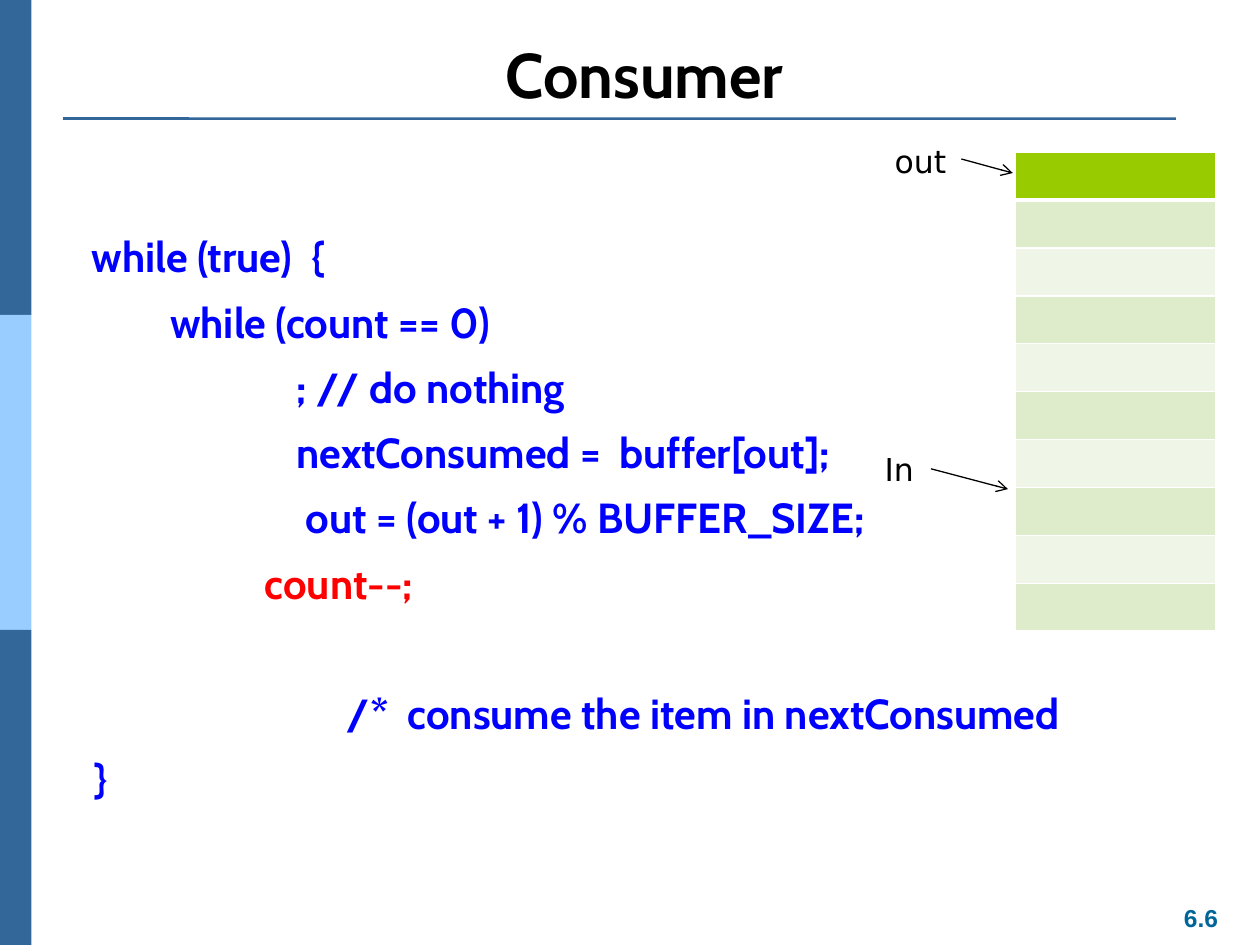
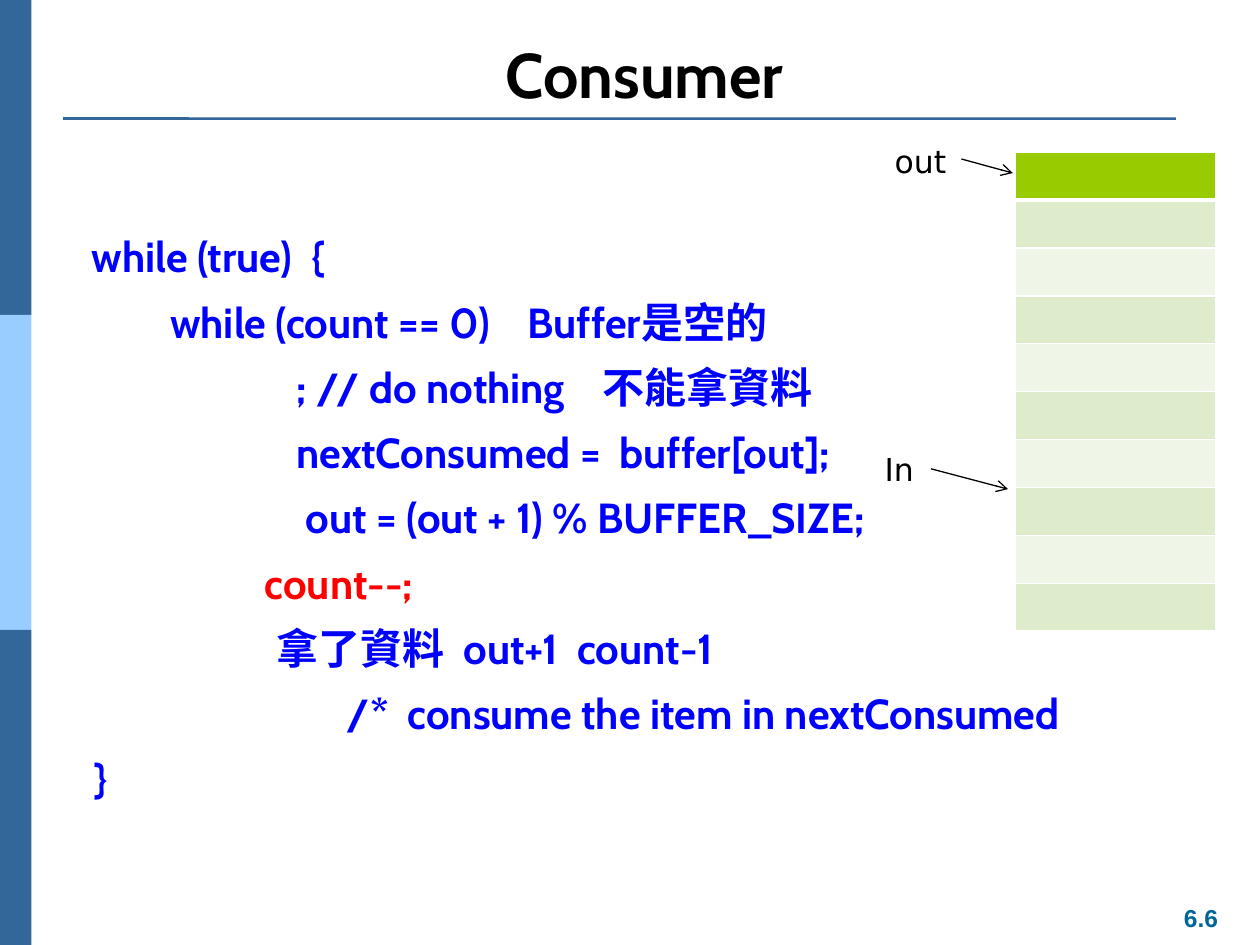
Before and after one commit to Yang09701194/OS_Learning, a slide deck: slide 6 of ch06.pptx. Drawn at 1260x945 pixels with LibreOffice and Linux fonts; fonts in the diff are those of the drawing. Boxes give left, top, right and bottom in pixels: in the first picture for what was removed or moved away, otherwise in the second. Text is boxed around its words. In the diff, an @@ line names an element or a change of style, - is before the commit and + after.

```diff
--- a/ch06.pptx
+++ b/ch06.pptx
@@ text at box(170, 303, 813, 413): text changed @@
-while (count == 0)
-; // do nothing
+while (count == 0) Buffer是空的
+; // do nothing 不能拿資料
@@ text at box(277, 627, 712, 668): paragraph added @@
+拿了資料 out+1 count-1
```
Also in this commit, not shown: 16 other slides changed, 1 slide added.
